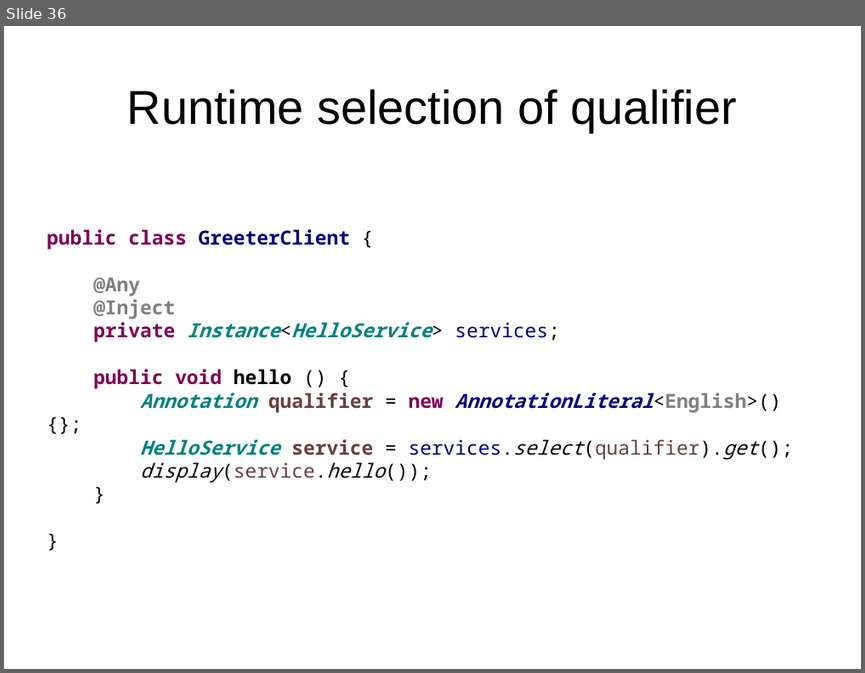
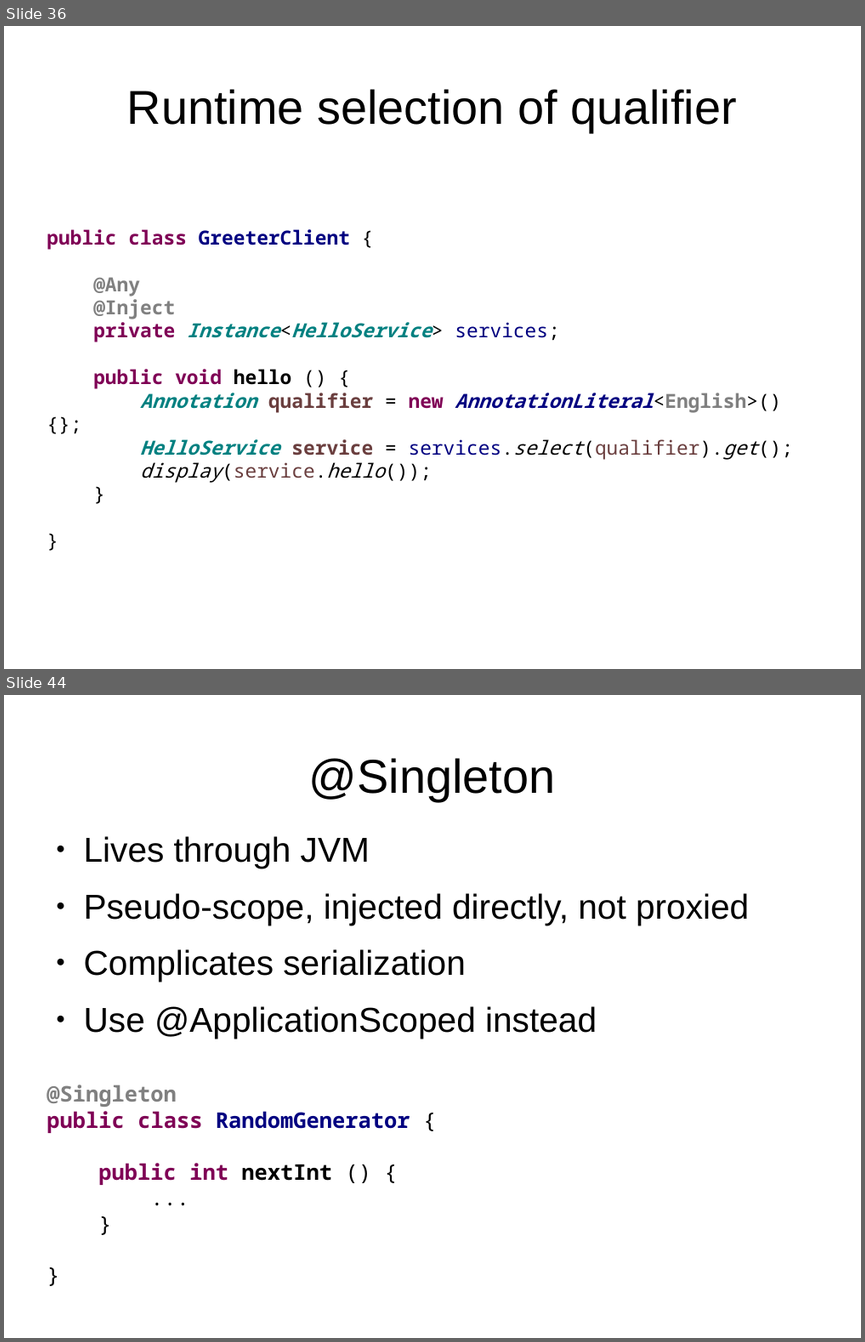
Before and after one commit to FrigoCoder/CDI, a slide deck: CDI.odp. Shown one above the other, each under a label of ours: slide 36 before the commit, slides 36 and 44 after it; the slides between them are not shown. The pictures are 865x673 and 865x1342 pixels, drawn with LibreOffice and Linux fonts; fonts in the diff are those of the drawing. Boxes give left, top, right and bottom in pixels: in the first picture for what was removed or moved away, otherwise in the second. Text is boxed around its words. In the diff, an @@ line names an element or a change of style, - is before the commit and + after.

```diff
--- a/CDI.odp
+++ b/CDI.odp
@@ slide 44 added at bbox=[4, 695, 861, 1338], background #FFFFFF @@
@@ title added at bbox=[309, 758, 556, 801], 44 pt, text #000000 @@
+@Singleton
@@ text added at bbox=[46, 836, 749, 1185], 32 pt, text #000000 @@
+● Lives through JVM
+● Pseudo-scope, injected directly, not proxied
+● Complicates serialization
+● Use @ApplicationScoped instead
+@Singleton
+public class RandomGenerator {
+public int nextInt () {
+...
+}
+}
```
Also in this commit, not shown: 11 slides changed, 9 other slides added, 9 other files.
